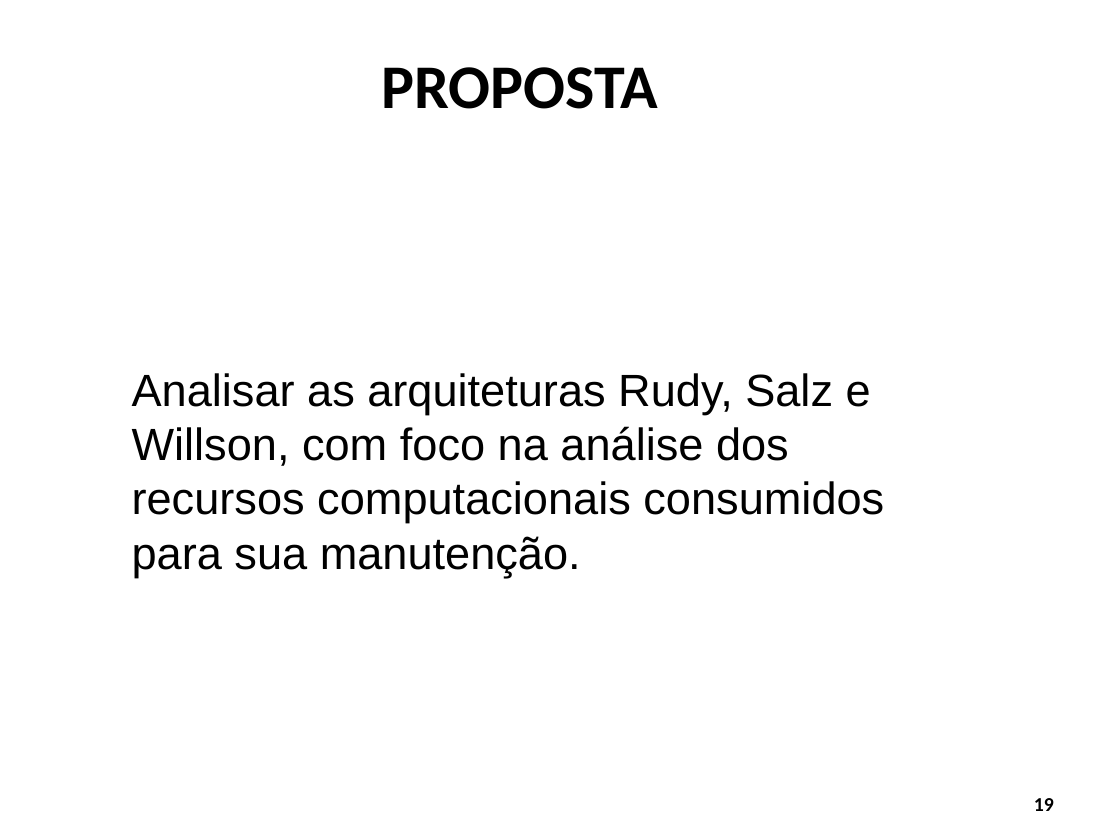
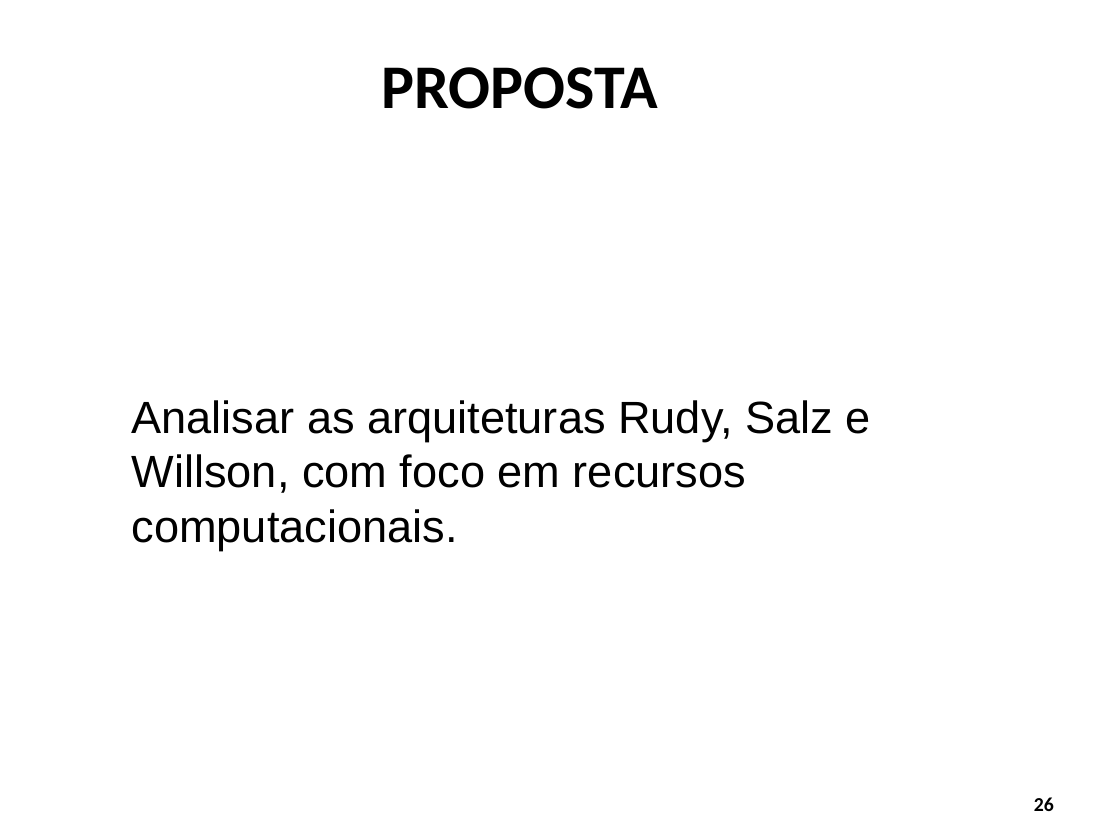
Before and after one commit to Schweigert/TCC, a slide deck: slide 26 of tcc/Apresentacao/apresentacao_tcc1.odp (slide 19 before the commit). Drawn at 1120x840 pixels with LibreOffice and Linux fonts; fonts in the diff are those of the drawing; background and template pictures are left out. Boxes give left, top, right and bottom in pixels: in the first picture for what was removed or moved away, otherwise in the second. Text is boxed around its words. In the diff, an @@ line names an element or a change of style, - is before the commit and + after.

```diff
--- a/tcc/Apresentacao/apresentacao_tcc1.odp
+++ b/tcc/Apresentacao/apresentacao_tcc1.odp
@@ text at box(132, 400, 871, 550): text changed @@
-Analisar as arquiteturas Rudy, Salz e Willson, com foco na análise dos recursos computacionais consumidos para sua manutenção.
+Analisar as arquiteturas Rudy, Salz e Willson, com foco em recursos computacionais.
@@ page number at box(1034, 797, 1054, 811): text changed @@
-19
+26
```
Also in this commit, not shown: 9 other slides changed, 7 slides added.
